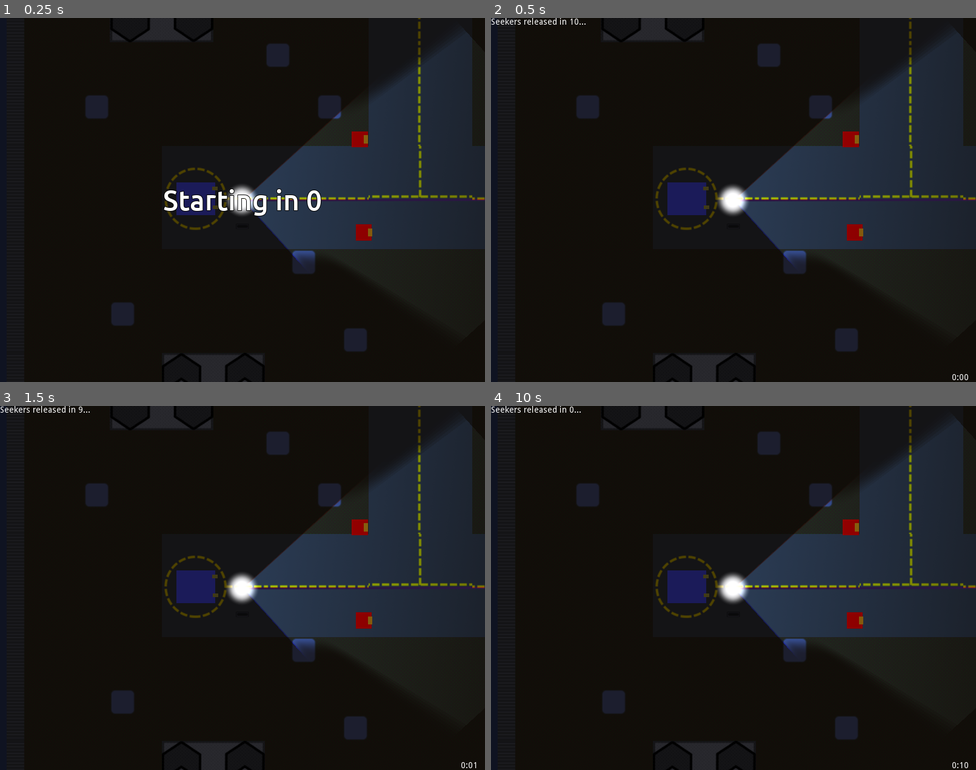
Above: before the commit, frames 1-4 (two rows, left to right).
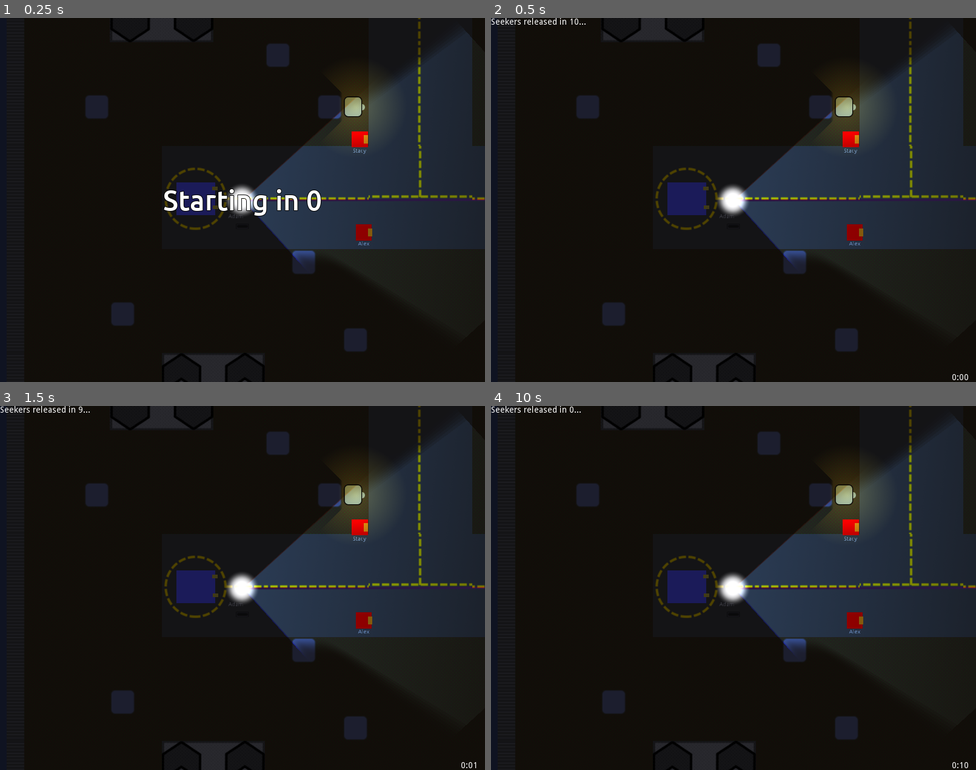
Above: after the commit, the same moments.

Repository: FugitiveTheGame/Fugitive
Game: Godot game, scene res://maps/map_01/Map_01_dev.tscn
Same seed, same stepped clock (60 frames per second), same inputs: the game is played once before the commit and once after it. This scene is started directly instead of the project's main scene.
Inputs:
- Up to frame 1 (0.25 s): no input
- Up to frame 2 (0.5 s): no input
- Up to frame 3 (1.5 s): hold Right (ui_right) 0.53-1.28 s; hold H (car_horn) 0.53-1.28 s; tap Enter at 1.25 s; hold Down (ui_down) from 1.28 s (still down); tap Shift (sprint) at 1.35 s
- Up to frame 4 (10 s): tap Space at 2, 3.5, 5 s; release Down (ui_down) at 2.03 s; hold Right (ui_right) 2.03-2.78 s; hold E (use) 2.03-2.78 s; tap Enter at 2.75, 4.25 s; hold Up (ui_up) 2.78-3.53 s; tap H (car_horn) at 2.85, 7.35 s; hold Shift (sprint) 3.53-4.28 s; hold Left (ui_left) 3.53-5.03 s; tap E (use) at 4.35, 8.85 s; hold Down (ui_down) 5.03-5.78 s; hold H (car_horn) 5.03-5.78 s; hold Right (ui_right) 5.78-6.53 s; tap Shift (sprint) at 5.85 s; hold Up (ui_up) 6.53-7.28 s; hold E (use) 6.53-7.28 s; hold Right (ui_right) 7.28-8.03 s; hold Down (ui_down) 8.03-8.78 s; hold Shift (sprint) 8.03-8.78 s; hold Left (ui_left) 8.78-9.53 s; hold Up (ui_up) from 9.53 s (still down); hold H (car_horn) from 9.53 s (still down)

The runs differ from the first frame. In frame 1, 1.2% of the frame differs, in the area x 47-80%, y 16-63%; in frame 2, 1.2%; in frame 3, 1.2%; in frame 4, 1.2%.
Error before the commit: Assertion failed. (res://maps/map_01/Map_01_dev.gd:28)
Error after the commit: Assertion failed. (res://maps/map_01/Map_01_dev.gd:29)

Commit message:
Implemented street lights!!!
- Reduced capture range for Seekers
- Reduced unfreeze range for hiders

Diff:
--- a/actors/hider/Hider.tscn
+++ b/actors/hider/Hider.tscn
@@ -7,7 +7,7 @@
 extents = Vector2( 21.1303, 20 )
 
 [sub_resource type="RectangleShape2D" id=2]
-extents = Vector2( 40, 40 )
+extents = Vector2( 30, 30 )
 
 [node name="Hider" type="KinematicBody2D"]
 collision_layer = 4
--- a/actors/seeker/Seeker.gd
+++ b/actors/seeker/Seeker.gd
@@ -5,7 +5,7 @@
 onready var win_zones := get_tree().get_nodes_in_group(Groups.WIN_ZONES)
 
 const CONE_WIDTH = deg2rad(45.0)
-const MAX_DETECT_DISTANCE := 100.0
+const MAX_DETECT_DISTANCE := 64.0
 const MAX_VISION_DISTANCE := 1000.0
 const MIN_VISION_DISTANCE := 800.0
 
--- /dev/null
+++ b/actors/street_light/StreetLight.gd
@@ -0,0 +1,23 @@
+extends Sprite
+class_name StreetLight
+
+export (int) var illumination_range := 256
+
+onready var rayCaster := $RayCast2D
+
+func _ready():
+	add_to_group(Groups.LIGHTS)
+
+func process_hider(hider: Hider):
+	# Cast a ray between the seeker and this hider
+	var lookVec = to_local(hider.global_position)
+	var distance = lookVec.length()
+
+	if distance < illumination_range:
+		rayCaster.cast_to = lookVec
+		rayCaster.force_raycast_update()
+
+		if(rayCaster.is_colliding()):
+			var percent_visible = distance / illumination_range
+			percent_visible = clamp(percent_visible, 0.0, 1.0)
+			hider.update_visibility(percent_visible)
--- /dev/null
+++ b/actors/street_light/StreetLight.tscn
@@ -0,0 +1,23 @@
+[gd_scene load_steps=4 format=2]
+
+[ext_resource path="res://actors/street_light/light.png" type="Texture" id=1]
+[ext_resource path="res://actors/street_light/street_light.png" type="Texture" id=2]
+[ext_resource path="res://actors/street_light/StreetLight.gd" type="Script" id=3]
+
+[node name="StreetLight" type="Sprite"]
+z_index = 1
+texture = ExtResource( 2 )
+script = ExtResource( 3 )
+
+[node name="Light2D" type="Light2D" parent="."]
+z_index = -1
+texture = ExtResource( 1 )
+color = Color( 0.87451, 0.835294, 0.227451, 1 )
+shadow_enabled = true
+shadow_gradient_length = 1.3
+shadow_filter = 3
+shadow_filter_smooth = 11.0
+
+[node name="RayCast2D" type="RayCast2D" parent="."]
+enabled = true
+collision_mask = 4
--- a/global/Groups.gd
+++ b/global/Groups.gd
@@ -4,3 +4,4 @@
 const HIDERS := 'hiders'
 const CARS := 'cars'
 const WIN_ZONES := 'win_zones'
+const LIGHTS := 'lights'
--- a/maps/base/BaseMap.gd
+++ b/maps/base/BaseMap.gd
@@ -124,6 +124,7 @@
 
 	var seekers = get_tree().get_nodes_in_group(Groups.SEEKERS)
 	var hiders = get_tree().get_nodes_in_group(Groups.HIDERS)
+	var lights = get_tree().get_nodes_in_group(Groups.LIGHTS)
 
 	# Process each hider, find if any have been seen
 	for hider in hiders:
@@ -140,6 +141,9 @@
 		for seeker in seekers:
 			seeker.process_hider(hider)
 
+		for light in lights:
+			light.process_hider(hider)
+
 func checkWinConditions():
 	# Only the server will end the game
 	if not get_tree().is_network_server():
--- a/maps/map_01/Map_01.gd
+++ b/maps/map_01/Map_01.gd
@@ -1,4 +1 @@
 extends "res://maps/base/BaseMap.gd"
-
-func _ready():
-	pass
--- a/maps/map_01/Map_01.tscn
+++ b/maps/map_01/Map_01.tscn
@@ -7,8 +7,9 @@
 [ext_resource path="res://maps/map_01/Map_01.gd" type="Script" id=5]
 [ext_resource path="res://actors/car_wall/CarWall.tscn" type="PackedScene" id=6]
 [ext_resource path="res://actors/car/Car.tscn" type="PackedScene" id=7]
+[ext_resource path="res://actors/street_light/StreetLight.tscn" type="PackedScene" id=8]
 
-[node name="base" instance=ExtResource( 1 )]
+[node name="base" index="0" instance=ExtResource( 1 )]
 script = ExtResource( 5 )
 
 [node name="ground" type="TileMap" parent="map" index="0"]
@@ -29,6 +30,75 @@
 tile_set = ExtResource( 2 )
 format = 1
 tile_data = PoolIntArray( -4718581, -1073741824, 0, -4718558, -1073741824, 0, -4718557, -1073741824, 0, -4653030, -1073 …(2459 unchanged characters)…
+
+[node name="StreetLight" parent="map" index="3" instance=ExtResource( 8 )]
+position = Vector2( 480, 220 )
+
+[node name="StreetLight2" parent="map" index="4" instance=ExtResource( 8 )]
+position = Vector2( 800, -1500 )
+
+[node name="StreetLight14" parent="map" index="5" instance=ExtResource( 8 )]
+position = Vector2( -30, -4320 )
+rotation = 3.14159
+
+[node name="StreetLight15" parent="map" index="6" instance=ExtResource( 8 )]
+position = Vector2( 4060, -4060 )
+rotation = 3.14159
+
+[node name="StreetLight16" parent="map" index="7" instance=ExtResource( 8 )]
+position = Vector2( 2080, -4070 )
+rotation = 1.57079
+
+[node name="StreetLight17" parent="map" index="8" instance=ExtResource( 8 )]
+position = Vector2( 1760, -2910 )
+rotation = 3.14159
+
+[node name="StreetLight18" parent="map" index="9" instance=ExtResource( 8 )]
+position = Vector2( 2020, -1500 )
+rotation = 1.57079
+
+[node name="StreetLight3" parent="map" index="10" instance=ExtResource( 8 )]
+position = Vector2( 4070, 30 )
+rotation = -1.57079
+
+[node name="StreetLight4" parent="map" index="11" instance=ExtResource( 8 )]
+position = Vector2( 3870, 30 )
+rotation = -1.57079
+
+[node name="StreetLight5" parent="map" index="12" instance=ExtResource( 8 )]
+position = Vector2( 4580, 30 )
+rotation = -1.57079
+
+[node name="StreetLight12" parent="map" index="13" instance=ExtResource( 8 )]
+position = Vector2( 4380, -240 )
+
+[node name="StreetLight13" parent="map" index="14" instance=ExtResource( 8 )]
+position = Vector2( 4070, -240 )
+rotation = 3.14159
+
+[node name="StreetLight6" parent="map" index="15" instance=ExtResource( 8 )]
+position = Vector2( 4380, 30 )
+rotation = -1.57079
+
+[node name="StreetLight10" parent="map" index="16" instance=ExtResource( 8 )]
+position = Vector2( 4072, 232 )
+rotation = -4.71238
+
+[node name="StreetLight9" parent="map" index="17" instance=ExtResource( 8 )]
+position = Vector2( 3872, 232 )
+rotation = -4.71238
+
+[node name="StreetLight8" parent="map" index="18" instance=ExtResource( 8 )]
+position = Vector2( 4582, 232 )
+rotation = -4.71238
+
+[node name="StreetLight7" parent="map" index="19" instance=ExtResource( 8 )]
+position = Vector2( 4382, 232 )
+rotation = -4.71238
+
+[node name="StreetLight11" parent="map" index="20" instance=ExtResource( 8 )]
+position = Vector2( 4220, 230 )
+rotation = -4.71238
 
 [node name="Seeker1" parent="PlayerSpawns" index="0"]
 position = Vector2( 90, 240 )
--- a/maps/map_01/Map_01_dev.gd
+++ b/maps/map_01/Map_01_dev.gd
@@ -1,6 +1,7 @@
 extends "res://maps/map_01/Map_01.gd"
 
 func _ready():
+	#._ready() # We want to override ready and NOT call the base impl!
 	# Change this to false to play as a Hider
 	var be_seeker := true
 
--- a/maps/map_01/Map_01_dev.tscn
+++ b/maps/map_01/Map_01_dev.tscn
@@ -8,14 +8,20 @@
 [node name="base" index="0" instance=ExtResource( 1 )]
 script = ExtResource( 2 )
 
+[node name="StreetLight" parent="map" index="3"]
+position = Vector2( 480, 160 )
+
 [node name="Seeker00" parent="players" index="1" instance=ExtResource( 3 )]
 position = Vector2( 200, 390 )
+playerName = "Adam"
 
 [node name="Hider00" parent="players" index="2" instance=ExtResource( 4 )]
 position = Vector2( 500, 470 )
+playerName = "Alex"
 
 [node name="Hider01" parent="players" index="3" instance=ExtResource( 4 )]
 position = Vector2( 490, 240 )
+playerName = "Stacy"
 
 [node name="GameStartTimer" parent="." index="6"]
 wait_time = 0.5
--- a/project.godot
+++ b/project.godot
@@ -38,6 +38,11 @@
 "class": "SpawnPoint",
 "language": "GDScript",
 "path": "res://actors/spawn_point/spawn_point.gd"
+}, {
+"base": "Sprite",
+"class": "StreetLight",
+"language": "GDScript",
+"path": "res://actors/street_light/StreetLight.gd"
 } ]
 _global_script_class_icons={
 "Car": "",
@@ -45,7 +50,8 @@
 "Player": "",
 "PlayerLobbyData": "",
 "Seeker": "",
-"SpawnPoint": ""
+"SpawnPoint": "",
+"StreetLight": ""
 }
 
 [application]
--- a/screens/lobby/Lobby.gd
+++ b/screens/lobby/Lobby.gd
@@ -8,8 +8,13 @@
 onready var hiderCountLabel := $MainPanel/OuterContainer/CenterContainer/PlayersContainer/HidersCount
 onready var mapSelectButton := $MainPanel/OuterContainer/CenterContainer/OptionsContainer/MapSelectButton
 
-const MIN_PLAYERS = 3
-const MIN_SEEKERS = 2
+#const MIN_PLAYERS = 3
+#const MIN_SEEKERS = 2
+#const MIN_HIDERS = 1
+
+# Testing values:
+const MIN_PLAYERS = 2
+const MIN_SEEKERS = 1
 const MIN_HIDERS = 1
 
 func _ready():
Binary file added: actors/street_light/light.png
Not shown, added: actors/street_light/light.png.import
Binary file added: actors/street_light/street_light.png
Not shown, added: actors/street_light/street_light.png.import
Not shown: 1 places in maps/map_01/Map_01.tscn that only renumber resources
